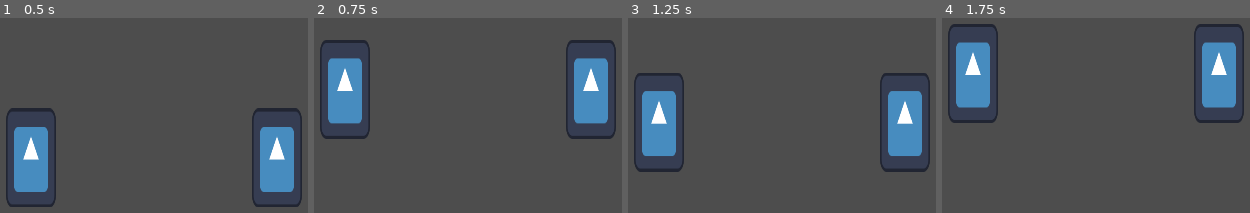
Above: before the commit, frames 1-4 (left to right).
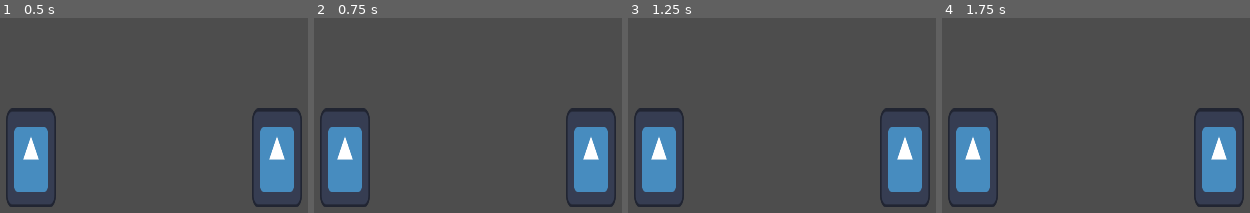
Above: after the commit, the same moments.

Repository: doctor-g/GGJ26
Game: Godot game, scene res://world.tscn
The game is run twice, just before and just after one commit, with the same random seed, the same clock (stepped at 60 frames per second) and the same inputs. The engine's default icon, where the game draws it, is replaced by a stand-in: a white triangle on a blue panel in a dark square.
Inputs:
- Up to frame 1 (0.5 s): no input
- Up to frame 2 (0.75 s): tap Enter (ui_accept) at 0.5, 0.6 s
- Up to frame 3 (1.25 s): tap Enter (ui_accept) at 0.77, 1.07 s
- Up to frame 4 (1.75 s): tap Enter (ui_accept) at 1.35, 1.52 s

Frame 1 is identical in both runs. In frame 2, 18% of the frame differs, in the area x 1-99%, y 11-97%; in frame 3, 11%; in frame 4, 19%, in the area x 1-99%, y 3-97%.

Commit message:
Map jump properly

Diff:
--- a/project/guy/guy.gd
+++ b/project/guy/guy.gd
@@ -22,7 +22,7 @@
 	# If not being pushed, the player has control of the character.
 	if push_vector==Vector2.ZERO:
 		# Handle jump.
-		if Input.is_action_just_pressed("ui_accept") and is_on_floor():
+		if Input.is_action_just_pressed("p%d_jump" % player_number) and is_on_floor():
 			velocity.y = JUMP_VELOCITY
 
 		var direction := Input.get_axis("p%d_left" % player_number, "p%d_right" % player_number)
